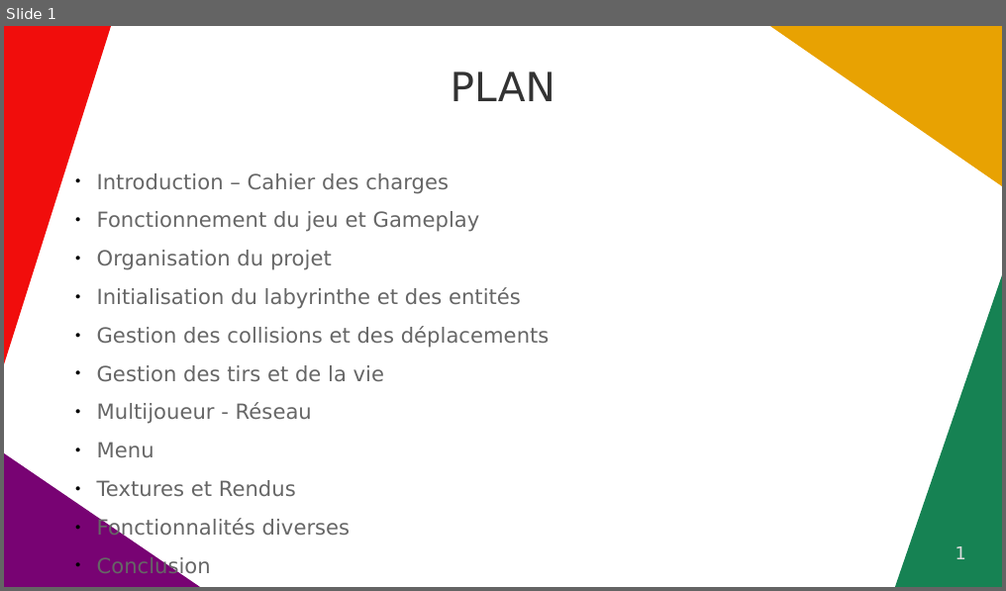
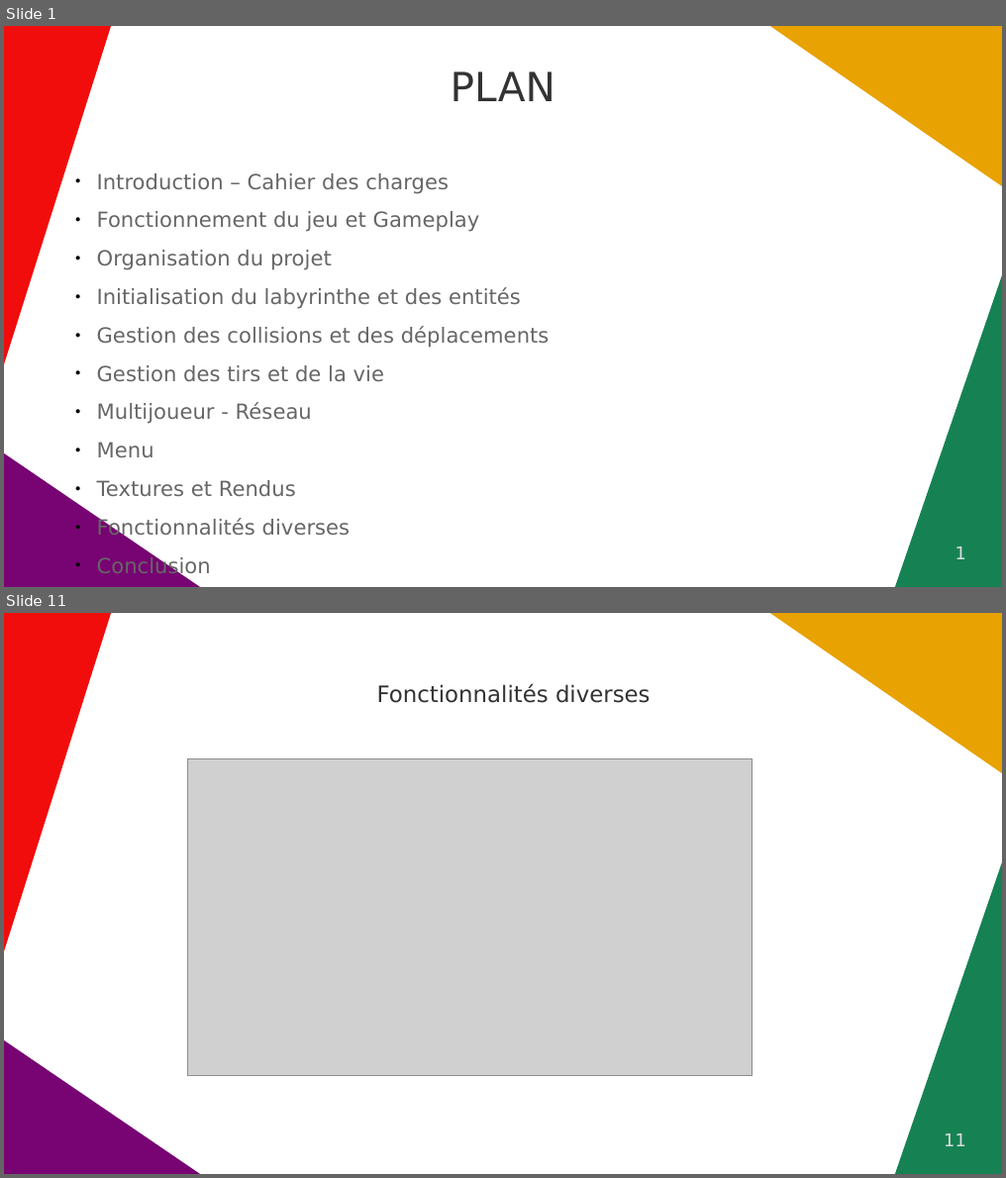
Before and after one commit to StrawPlume/MAZE-SHOOTER, a slide deck: rapport/diapo.odp. Shown one above the other, each under a label of ours: slide 1 before the commit, slides 1 and 11 after it; the slides between them are not shown. The pictures are 1006x591 and 1006x1178 pixels, drawn with LibreOffice and Linux fonts; fonts in the diff are those of the drawing; grey boxes stand for pictures. Boxes give left, top, right and bottom in pixels: in the first picture for what was removed or moved away, otherwise in the second. Text is boxed around its words. In the diff, an @@ line names an element or a change of style, - is before the commit and + after.

```diff
--- a/rapport/diapo.odp
+++ b/rapport/diapo.odp
@@ slide 11 added at [4, 613, 1002, 1174], background #FFFFFF; not listed: 4 template elements that a slide beside it also shows @@
@@ title added at [377, 683, 650, 703], 18 pt, text #333333 @@
+Fonctionnalités diverses
@@ picture added at [188, 759, 752, 1076] @@
@@ page number added at [944, 1134, 966, 1147], 14 pt, text #DDDDDD @@
+11
```
Also in this commit, not shown: 10 other slides added.
